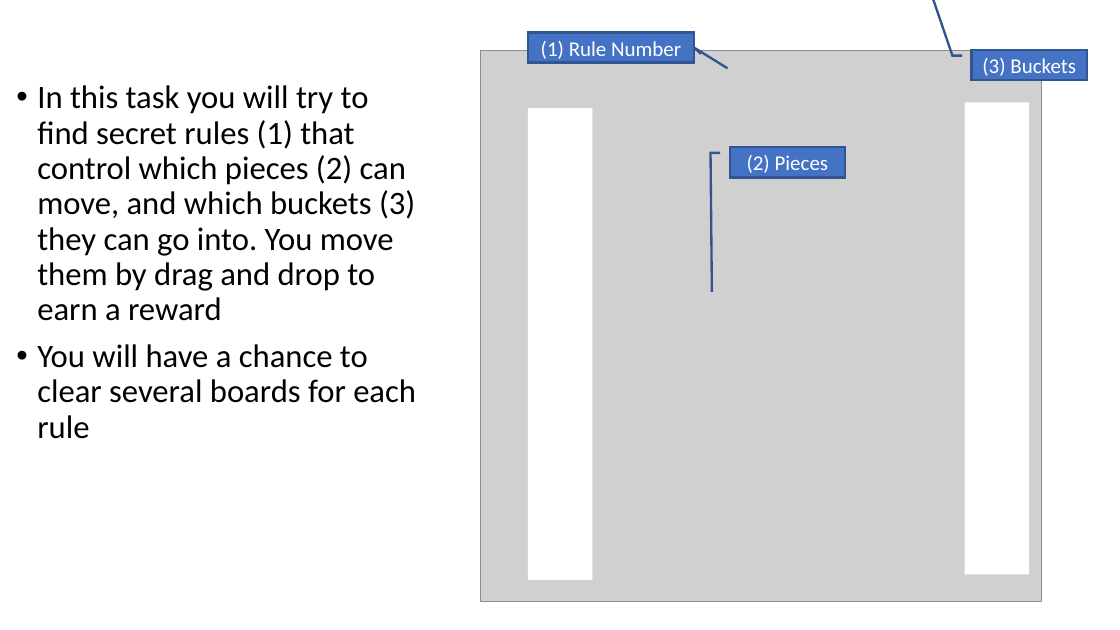
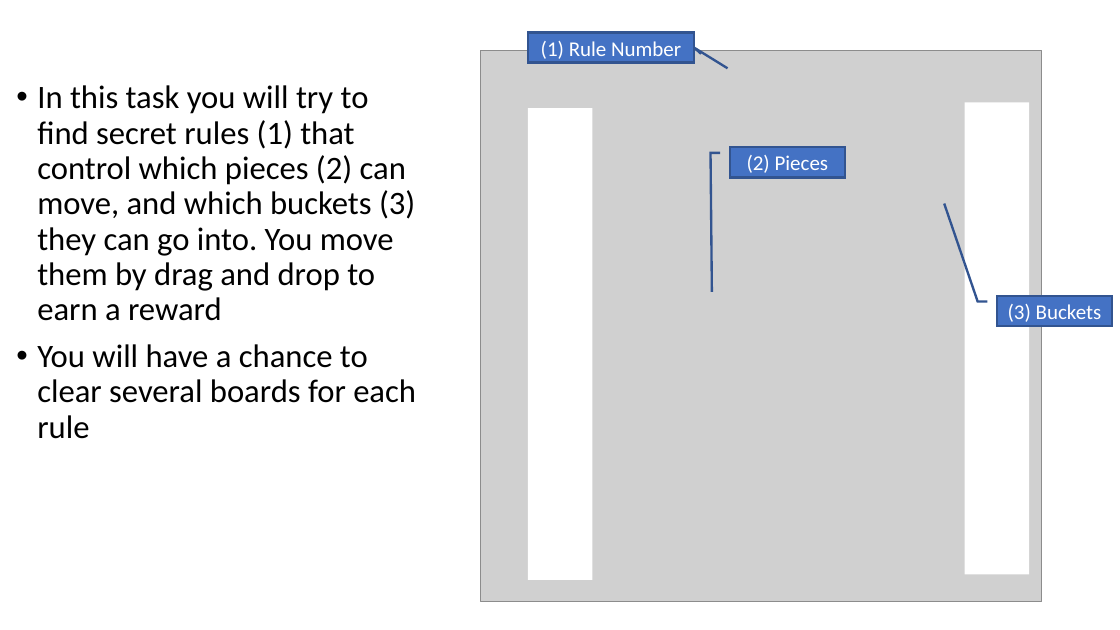
Before and after one commit to RuleGame/Rule-Game-game-data, a slide deck: slide 1 of pregame/BayesIncentNoFB/InstructionsDoublingBayes_NoFB.pptx. Drawn at 1120x630 pixels with LibreOffice and Linux fonts; fonts in the diff are those of the drawing; grey boxes stand for pictures. Boxes give left, top, right and bottom in pixels: in the first picture for what was removed or moved away, otherwise in the second. Text is boxed around its words. In the diff, an @@ line names an element or a change of style, - is before the commit and + after.

```diff
--- a/pregame/BayesIncentNoFB/InstructionsDoublingBayes_NoFB.pptx
+++ b/pregame/BayesIncentNoFB/InstructionsDoublingBayes_NoFB.pptx
@@ border callout "(3) Buckets": place and size @@
-border callout "(3) Buckets" at [972, 50, 1087, 81]
+border callout "(3) Buckets" at [997, 296, 1112, 326]
```
Also in this commit, not shown: 1 other slide changed, 2 other files.
